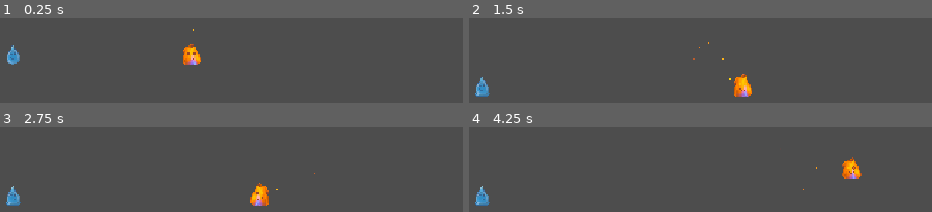
Above: before the commit, frames 1-4 (two rows, left to right).
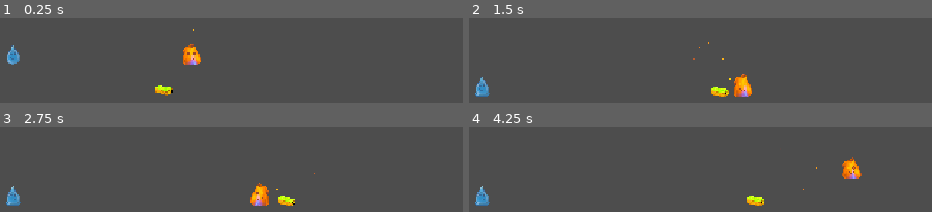
Above: after the commit, the same moments.

Repository: GavinWaibel37/godot-work
Game: Godot game, scene res://Scenes/game.tscn
Two runs of this game, one before a commit and one after it. Both use one fixed random seed, a clock stepped at 60 frames per second and the inputs below.
Inputs:
- Up to frame 1 (0.25 s): no input
- Up to frame 2 (1.5 s): hold Right (fire_move_right) from 0.53 s (still down); tap Up (fire_jump) at 0.77 s
- Up to frame 3 (2.75 s): tap Up (fire_jump) at 1.52 s; release Right (fire_move_right) at 2.03 s; hold Left (fire_move_left) from 2.03 s (still down)
- Up to frame 4 (4.25 s): release Left (fire_move_left) at 2.78 s; hold Right (fire_move_right) from 2.78 s (still down); tap Up (fire_jump) at 3.02, 3.77 s

The runs differ from the first frame. In frame 1, 0.3% of the frame differs, in the area x 33-38%, y 78-92%; in frame 2, 0.4%, in the area x 52-57%, y 81-93%; in frame 3, 0.3%; in frame 4, 0.4%.

Commit message:
added sponge

Diff:
--- a/fireman-and-waterwoman/Scenes/game.tscn
+++ b/fireman-and-waterwoman/Scenes/game.tscn
@@ -2,10 +2,11 @@
 
 [ext_resource type="PackedScene" uid="uid://bt3xuubay0e1s" path="res://Scenes/water_woman.tscn" id="1_qxrlw"]
 [ext_resource type="PackedScene" uid="uid://crqabgttrqd5s" path="res://Scenes/fire_man.tscn" id="2_wrm1d"]
-[ext_resource type="Texture2D" uid="uid://btbslrwn614kr" path="res://Assets/tile_set.png" id="3_wrm1d"]
+[ext_resource type="Texture2D" uid="uid://yv1sstxcn3sx" path="res://Assets/tile_set.png" id="3_wrm1d"]
 [ext_resource type="PackedScene" uid="uid://do1ltw25o15u1" path="res://Scenes/background_music.tscn" id="4_3dryh"]
+[ext_resource type="PackedScene" uid="uid://bwl6jhje3olu8" path="res://Scenes/sponge.tscn" id="4_wowpa"]
 
-[sub_resource type="TileSetAtlasSource" id="TileSetAtlasSource_3dryh"]
+[sub_resource type="TileSetAtlasSource" id="TileSetAtlasSource_wowpa"]
 texture = ExtResource("3_wrm1d")
 0:0/0 = 0
 1:0/0 = 0
@@ -24,7 +25,6 @@
 14:0/0 = 0
 15:0/0 = 0
 0:1/0 = 0
-0:1/0/physics_layer_0/polygon_0/points = PackedVector2Array(-8, -8, 8, -8, 8, 8, -8, 8)
 1:1/0 = 0
 2:1/0 = 0
 3:1/0 = 0
@@ -44,13 +44,9 @@
 1:2/0 = 0
 2:2/0 = 0
 3:2/0 = 0
-3:2/0/physics_layer_0/polygon_0/points = PackedVector2Array(-8, -8, 8, -8, 8, 8, -8, 8)
 4:2/0 = 0
-4:2/0/physics_layer_0/polygon_0/points = PackedVector2Array(-8, -8, 8, -8, 8, 8, -8, 8)
 5:2/0 = 0
-5:2/0/physics_layer_0/polygon_0/points = PackedVector2Array(-8, -8, 8, -8, 8, 8, -8, 8)
 6:2/0 = 0
-6:2/0/physics_layer_0/polygon_0/points = PackedVector2Array(-8, -8, 8, -8, 8, 8, -8, 8)
 7:2/0 = 0
 8:2/0 = 0
 9:2/0 = 0
@@ -64,13 +60,9 @@
 1:3/0 = 0
 2:3/0 = 0
 3:3/0 = 0
-3:3/0/physics_layer_0/polygon_0/points = PackedVector2Array(-8, -8, 8, -8, 8, 8, -8, 8)
 4:3/0 = 0
-4:3/0/physics_layer_0/polygon_0/points = PackedVector2Array(-8, -8, 8, -8, 8, 8, -8, 8)
 5:3/0 = 0
-5:3/0/physics_layer_0/polygon_0/points = PackedVector2Array(-8, -8, 8, -8, 8, 8, -8, 8)
 6:3/0 = 0
-6:3/0/physics_layer_0/polygon_0/points = PackedVector2Array(-8, -8, 8, -8, 8, 8, -8, 8)
 7:3/0 = 0
 8:3/0 = 0
 9:3/0 = 0
@@ -89,19 +81,13 @@
 6:4/0 = 0
 7:4/0 = 0
 8:4/0 = 0
-8:4/0/physics_layer_0/polygon_0/points = PackedVector2Array(-8, -8, 8, -8, 8, 8, -8, 8)
 9:4/0 = 0
-9:4/0/physics_layer_0/polygon_0/points = PackedVector2Array(-8, -8, 8, -8, 8, 8, -8, 8)
 10:4/0 = 0
-10:4/0/physics_layer_0/polygon_0/points = PackedVector2Array(-8, -8, 8, -8, 8, 8, -8, 8)
 11:4/0 = 0
-11:4/0/physics_layer_0/polygon_0/points = PackedVector2Array(-8, -8, 8, -8, 8, 8, -8, 8)
 12:4/0 = 0
 13:4/0 = 0
 14:4/0 = 0
-14:4/0/physics_layer_0/polygon_0/points = PackedVector2Array(-8, -8, 8, -8, 8, 8, -8, 8)
 15:4/0 = 0
-15:4/0/physics_layer_0/polygon_0/points = PackedVector2Array(-8, -8, 8, -8, 8, 8, -8, 8)
 0:5/0 = 0
 1:5/0 = 0
 2:5/0 = 0
@@ -111,19 +97,13 @@
 6:5/0 = 0
 7:5/0 = 0
 8:5/0 = 0
-8:5/0/physics_layer_0/polygon_0/points = PackedVector2Array(-8, -8, 8, -8, 8, 8, -8, 8)
 9:5/0 = 0
-9:5/0/physics_layer_0/polygon_0/points = PackedVector2Array(-8, -8, 8, -8, 8, 8, -8, 8)
 10:5/0 = 0
-10:5/0/physics_layer_0/polygon_0/points = PackedVector2Array(-8, -8, 8, -8, 8, 8, -8, 8)
 11:5/0 = 0
-11:5/0/physics_layer_0/polygon_0/points = PackedVector2Array(-8, -8, 8, -8, 8, 8, -8, 8)
 12:5/0 = 0
 13:5/0 = 0
 14:5/0 = 0
-14:5/0/physics_layer_0/polygon_0/points = PackedVector2Array(-8, -8, 8, -8, 8, 8, -8, 8)
 15:5/0 = 0
-15:5/0/physics_layer_0/polygon_0/points = PackedVector2Array(-8, -8, 8, -8, 8, 8, -8, 8)
 0:6/0 = 0
 1:6/0 = 0
 2:6/0 = 0
@@ -133,21 +113,15 @@
 6:6/0 = 0
 7:6/0 = 0
 8:6/0 = 0
-8:6/0/physics_layer_0/polygon_0/points = PackedVector2Array(-8, -8, 8, -8, 8, 8, -8, 8)
 9:6/0 = 0
-9:6/0/physics_layer_0/polygon_0/points = PackedVector2Array(-8, -8, 8, -8, 8, 8, -8, 8)
 10:6/0 = 0
-10:6/0/physics_layer_0/polygon_0/points = PackedVector2Array(-8, -8, 8, -8, 8, 8, -8, 8)
 11:6/0 = 0
-11:6/0/physics_layer_0/polygon_0/points = PackedVector2Array(-8, -8, 8, -8, 8, 8, -8, 8)
 12:6/0 = 0
 13:6/0 = 0
 14:6/0 = 0
 15:6/0 = 0
 0:7/0 = 0
-0:7/0/physics_layer_0/polygon_0/points = PackedVector2Array(-8, -8, 8, -8, 8, 8, -8, 8)
 1:7/0 = 0
-1:7/0/physics_layer_0/polygon_0/points = PackedVector2Array(-8, -8, 8, -8, 8, 8, -8, 8)
 2:7/0 = 0
 3:7/0 = 0
 4:7/0 = 0
@@ -155,13 +129,9 @@
 6:7/0 = 0
 7:7/0 = 0
 8:7/0 = 0
-8:7/0/physics_layer_0/polygon_0/points = PackedVector2Array(-8, -8, 8, -8, 8, 8, -8, 8)
 9:7/0 = 0
-9:7/0/physics_layer_0/polygon_0/points = PackedVector2Array(-8, -8, 8, -8, 8, 8, -8, 8)
 10:7/0 = 0
-10:7/0/physics_layer_0/polygon_0/points = PackedVector2Array(-8, -8, 8, -8, 8, 8, -8, 8)
 11:7/0 = 0
-11:7/0/physics_layer_0/polygon_0/points = PackedVector2Array(-8, -8, 8, -8, 8, 8, -8, 8)
 12:7/0 = 0
 13:7/0 = 0
 14:7/0 = 0
@@ -186,7 +156,7 @@
 [sub_resource type="TileSet" id="TileSet_cfnss"]
 physics_layer_0/collision_layer = 1
 physics_layer_0/collision_mask = 6
-sources/2 = SubResource("TileSetAtlasSource_3dryh")
+sources/0 = SubResource("TileSetAtlasSource_wowpa")
 
 [sub_resource type="WorldBoundaryShape2D" id="WorldBoundaryShape2D_3dryh"]
 
@@ -209,6 +179,9 @@
 [node name="FireMan" parent="Entities" unique_id=1522707947 instance=ExtResource("2_wrm1d")]
 position = Vector2(128, -64)
 
+[node name="Sponge" parent="Entities" unique_id=1556418671 instance=ExtResource("4_wowpa")]
+position = Vector2(64, -16)
+
 [node name="Debugging shape" type="StaticBody2D" parent="." unique_id=1943234750]
 
 [node name="CollisionShape2D" type="CollisionShape2D" parent="Debugging shape" unique_id=1911604328]
--- /dev/null
+++ b/fireman-and-waterwoman/Scenes/sponge.tscn
@@ -0,0 +1,83 @@
+[gd_scene format=3 uid="uid://bwl6jhje3olu8"]
+
+[ext_resource type="Script" uid="uid://dqudd86w8ij0u" path="res://Scripts/sponge.gd" id="1_a57jc"]
+[ext_resource type="Texture2D" uid="uid://dyhephu0k0ie" path="res://Assets/sponge.png" id="1_nwnhr"]
+
+[sub_resource type="AtlasTexture" id="AtlasTexture_a57jc"]
+atlas = ExtResource("1_nwnhr")
+region = Rect2(0, 0, 32, 16)
+
+[sub_resource type="AtlasTexture" id="AtlasTexture_uauq0"]
+atlas = ExtResource("1_nwnhr")
+region = Rect2(0, 16, 32, 16)
+
+[sub_resource type="AtlasTexture" id="AtlasTexture_ti2yv"]
+atlas = ExtResource("1_nwnhr")
+region = Rect2(0, 0, 32, 16)
+
+[sub_resource type="AtlasTexture" id="AtlasTexture_imlsm"]
+atlas = ExtResource("1_nwnhr")
+region = Rect2(0, 16, 32, 16)
+
+[sub_resource type="AtlasTexture" id="AtlasTexture_hdv5g"]
+atlas = ExtResource("1_nwnhr")
+region = Rect2(0, 32, 32, 16)
+
+[sub_resource type="AtlasTexture" id="AtlasTexture_1f48o"]
+atlas = ExtResource("1_nwnhr")
+region = Rect2(0, 48, 32, 16)
+
+[sub_resource type="SpriteFrames" id="SpriteFrames_ptkvx"]
+animations = [{
+"frames": [{
+"duration": 4.0,
+"texture": SubResource("AtlasTexture_a57jc")
+}, {
+"duration": 2.0,
+"texture": SubResource("AtlasTexture_uauq0")
+}],
+"loop": 1,
+"name": &"idle",
+"speed": 5.0
+}, {
+"frames": [{
+"duration": 1.0,
+"texture": SubResource("AtlasTexture_ti2yv")
+}, {
+"duration": 1.0,
+"texture": SubResource("AtlasTexture_imlsm")
+}, {
+"duration": 1.0,
+"texture": SubResource("AtlasTexture_hdv5g")
+}, {
+"duration": 1.0,
+"texture": SubResource("AtlasTexture_1f48o")
+}],
+"loop": 1,
+"name": &"run",
+"speed": 5.0
+}]
+
+[sub_resource type="CapsuleShape2D" id="CapsuleShape2D_h264t"]
+radius = 5.0
+height = 24.0
+
+[node name="Sponge" type="CharacterBody2D" unique_id=1556418671]
+collision_layer = 8
+script = ExtResource("1_a57jc")
+
+[node name="AnimatedSprite2D" type="AnimatedSprite2D" parent="." unique_id=105154729]
+sprite_frames = SubResource("SpriteFrames_ptkvx")
+animation = &"run"
+autoplay = "idle"
+frame_progress = 0.12218761
+
+[node name="CollisionShape2D" type="CollisionShape2D" parent="." unique_id=1877555587]
+rotation = 1.5707964
+shape = SubResource("CapsuleShape2D_h264t")
+
+[node name="RayCastLeft" type="RayCast2D" parent="." unique_id=1201441745]
+target_position = Vector2(-25, 0)
+
+[node name="RayCastRight" type="RayCast2D" parent="." unique_id=1662602427]
+target_position = Vector2(25, 0)
--- /dev/null
+++ b/fireman-and-waterwoman/Scripts/sponge.gd
@@ -0,0 +1,51 @@
+extends CharacterBody2D
+
+enum State { LEFT, RIGHT, IDLE }
+
+@export var speed: float = 100.0
+@export var time_between_moves: float = 2.0
+
+@onready var animated_sprite: AnimatedSprite2D = $AnimatedSprite2D
+@onready var ray_right: RayCast2D = $RayCastRight
+@onready var ray_left: RayCast2D = $RayCastLeft
+
+var gravity: float = ProjectSettings.get_setting("physics/2d/default_gravity")
+var current_state: State = State.IDLE
+var decision_timer: float = 0.0
+var direction: int = 0
+
+func _physics_process(delta: float) -> void:
+	# 1. Apply gravity
+	if not is_on_floor():
+		velocity.y += gravity * delta
+
+	# 2. Pick a new direction when the timer runs out
+	decision_timer -= delta
+	if decision_timer <= 0.0:
+		decision_timer = time_between_moves
+		current_state = State.values().pick_random()
+
+	if current_state == State.RIGHT and ray_right.is_colliding():
+		current_state = State.LEFT
+		decision_timer = time_between_moves
+	elif current_state == State.LEFT and ray_left.is_colliding():
+		current_state = State.RIGHT
+		decision_timer = time_between_moves
+
+	# 4. Update animations and movement direction
+	match current_state:
+		State.LEFT:
+			animated_sprite.flip_h = false
+			animated_sprite.play("run")
+			direction = -1
+		State.RIGHT:
+			animated_sprite.flip_h = true
+			animated_sprite.play("run")
+			direction = 1
+		State.IDLE:
+			animated_sprite.play("idle")
+			direction = 0
+
+	# 5. Move the character
+	velocity.x = direction * speed
+	move_and_slide()
Binary file added: fireman-and-waterwoman/Assets/sponge.png
Not shown, added: fireman-and-waterwoman/Assets/sponge.png.import
Binary file changed: fireman-and-waterwoman/Assets/tile_set.png
Not shown, changed: fireman-and-waterwoman/Assets/tile_set.png.import
Not shown, added: fireman-and-waterwoman/Scripts/sponge.gd.uid
Not shown, changed: fireman-and-waterwoman/notes.txt
